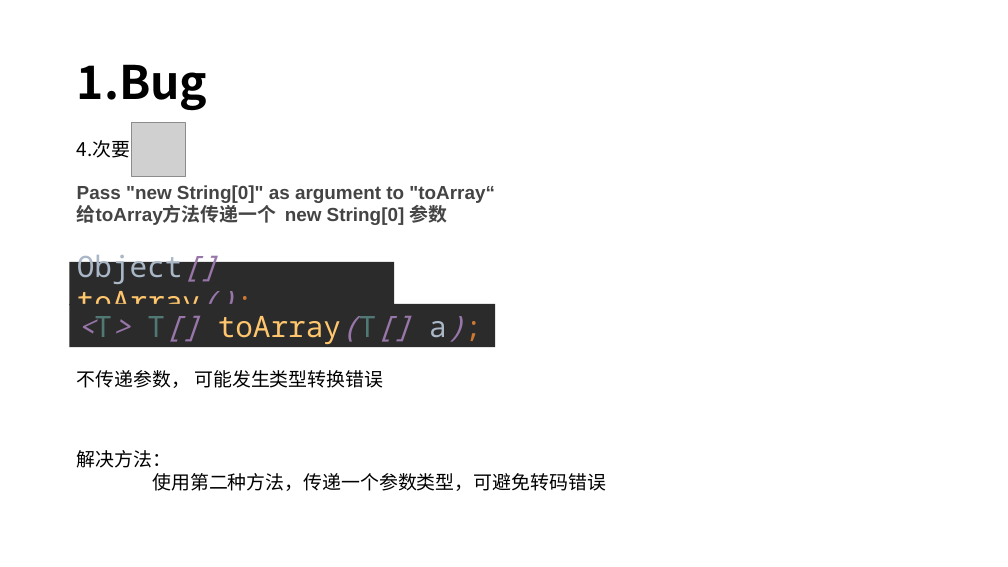
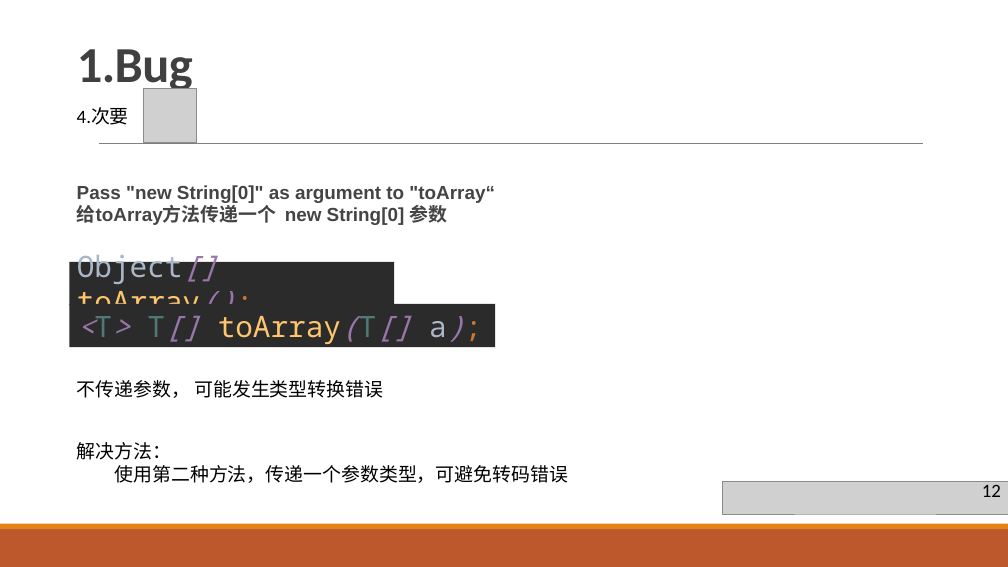
Before and after one commit to yuanbaojian/personMultipleProject, a slide deck: slide 14 of src/main/resources/File/sonarQube扫描问题.pptx. Drawn at 1008x567 pixels with LibreOffice and Linux fonts; fonts in the diff are those of the drawing; grey boxes stand for pictures. Boxes give left, top, right and bottom in pixels: in the first picture for what was removed or moved away, otherwise in the second. Text is boxed around its words. In the diff, an @@ line names an element or a change of style, - is before the commit and + after.

```diff
--- a/src/main/resources/File/sonarQube扫描问题.pptx
+++ b/src/main/resources/File/sonarQube扫描问题.pptx
@@ title "1.Bug": place and size @@
-title "1.Bug" at bbox=[77, 64, 208, 111]
+title "1.Bug" at bbox=[77, 49, 193, 94]
@@ title "1.Bug" at bbox=[77, 49, 193, 94]: size 44 to 48 pt, font Noto Sans CJK SC to Calibri, text colour #000000 to #404040, letter spacing 0 to -0.5 pt; line spacing 0.9 to 0.85; vertical alignment middle to bottom @@
@@ picture added at bbox=[143, 88, 197, 142] @@
@@ font Noto Sans CJK SC to Calibri in 3 elements at bbox=[77, 442, 569, 483], bbox=[77, 380, 383, 398], bbox=[77, 107, 129, 125] @@
@@ text "4.次要": place and size @@
-text "4.次要" at bbox=[77, 140, 131, 158]
+text "4.次要" at bbox=[77, 107, 129, 125]
@@ line added from (99, 144) to (923, 144), #808080 0.5 pt @@
@@ picture removed at bbox=[132, 123, 185, 176] @@
@@ text "不传递参数， 可能发生类型转换错误": place and size @@
-text "不传递参数， 可能发生类型转换错误" at bbox=[77, 370, 383, 388]
+text "不传递参数， 可能发生类型转换错误" at bbox=[77, 380, 383, 398]
@@ text "解决方法：": place and size @@
-text "解决方法：" at bbox=[77, 450, 606, 491]
+text "解决方法：" at bbox=[77, 442, 569, 483]
@@ picture added at bbox=[722, 482, 1008, 514] @@
@@ text added at bbox=[982, 484, 1001, 497], 18 pt, text #000000 @@
+12
@@ rectangle added at bbox=[0, 529, 1008, 567], fill #BD582C @@
@@ rectangle added at bbox=[0, 524, 1008, 529], fill #E48312 @@
```
Also in this commit, not shown: 19 other slides changed, 4 slides added, 1 slide removed.
